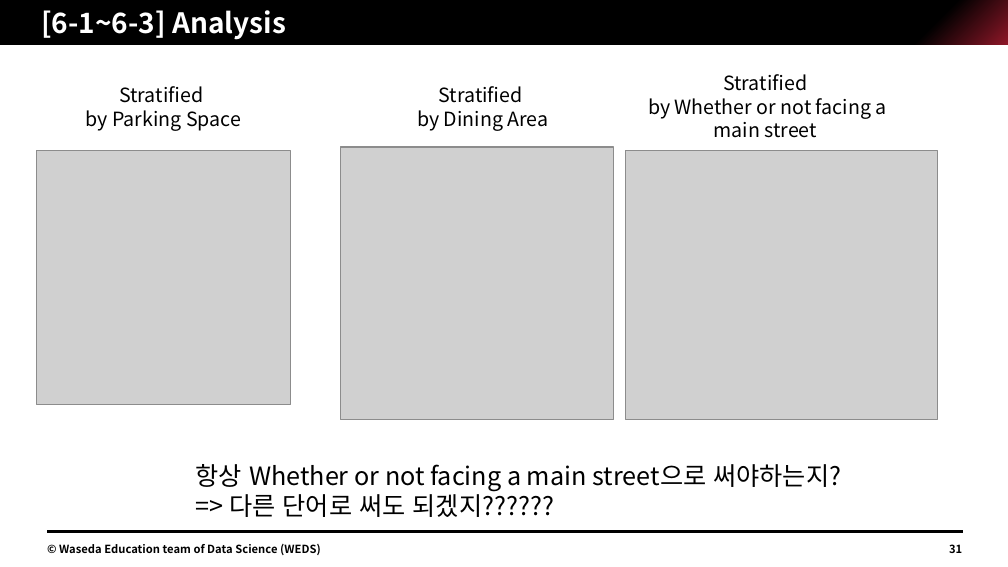
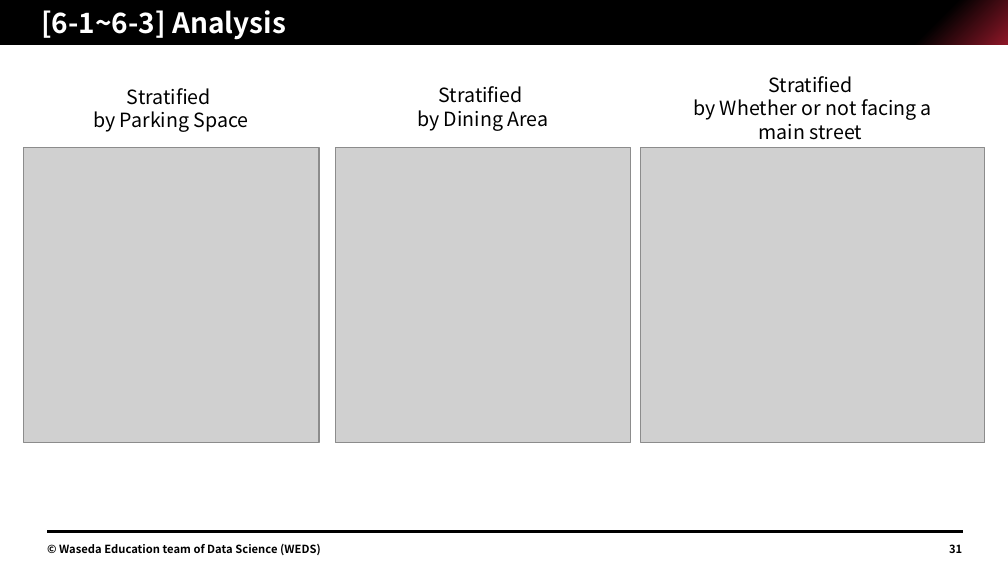
Before and after one commit to Jimin-Park0901/Data-Science, a slide deck: slide 31 of Store_Sale/assignment/1W22CF16.pptx. Drawn at 1008x567 pixels with LibreOffice and Linux fonts; fonts in the diff are those of the drawing; grey boxes stand for pictures. Boxes give left, top, right and bottom in pixels: in the first picture for what was removed or moved away, otherwise in the second. Text is boxed around its words. In the diff, an @@ line names an element or a change of style, - is before the commit and + after.

```diff
--- a/Store_Sale/assignment/1W22CF16.pptx
+++ b/Store_Sale/assignment/1W22CF16.pptx
@@ text "Stratified": place and size @@
-text "Stratified" at <box>86,86,241,131</box>
+text "Stratified" at <box>93,88,249,132</box>
@@ text "Stratified": place and size @@
-text "Stratified" at <box>648,74,887,138</box>
+text "Stratified" at <box>693,76,932,140</box>
@@ picture: place and size @@
-picture at <box>36,151,290,405</box>
+picture at <box>23,147,319,443</box>
@@ picture: place and size @@
-picture at <box>341,147,614,420</box>
+picture at <box>335,147,630,443</box>
@@ picture: place and size @@
-picture at <box>625,151,937,419</box>
+picture at <box>641,147,985,443</box>
@@ text removed at <box>196,464,841,517</box> @@
-항상 Whether or not facing a main street으로 써야하는지?
-=> 다른 단어로 써도 되겠지??????
```
Also in this commit, not shown: 9 other slides changed, 1 other file.
